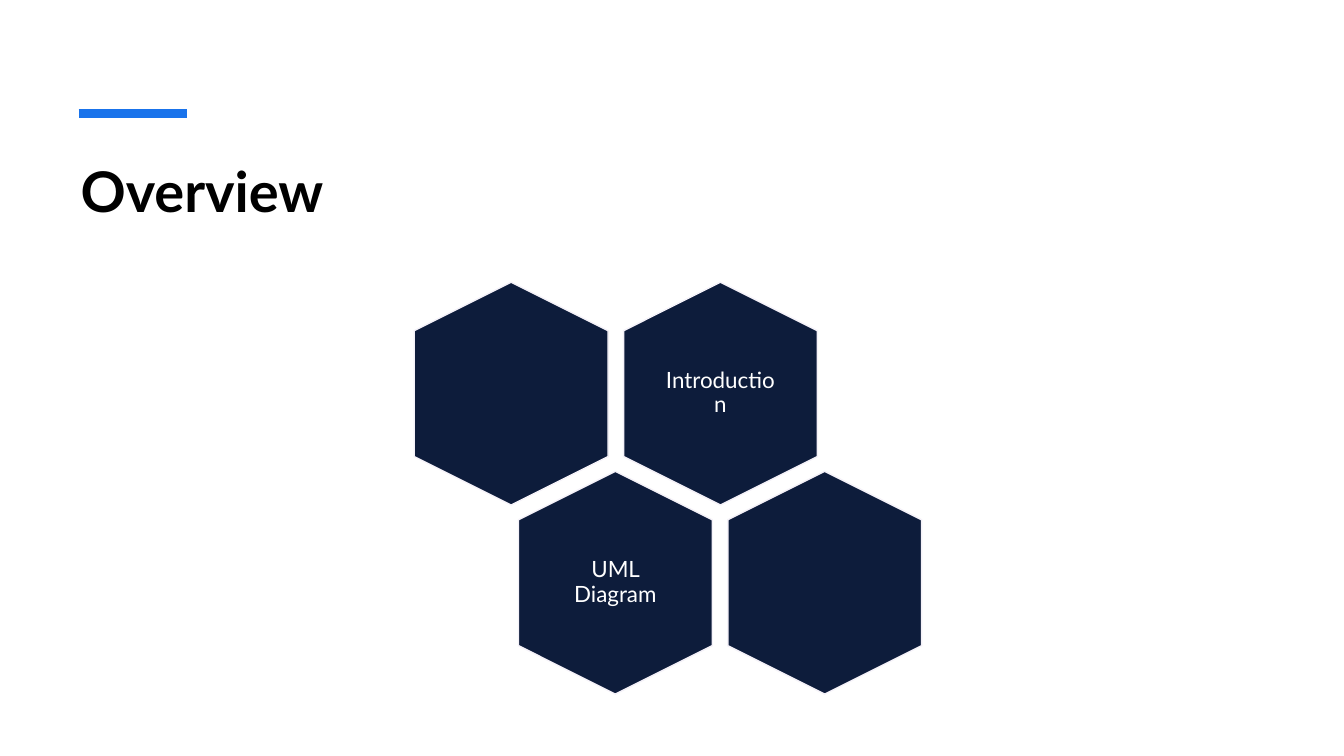
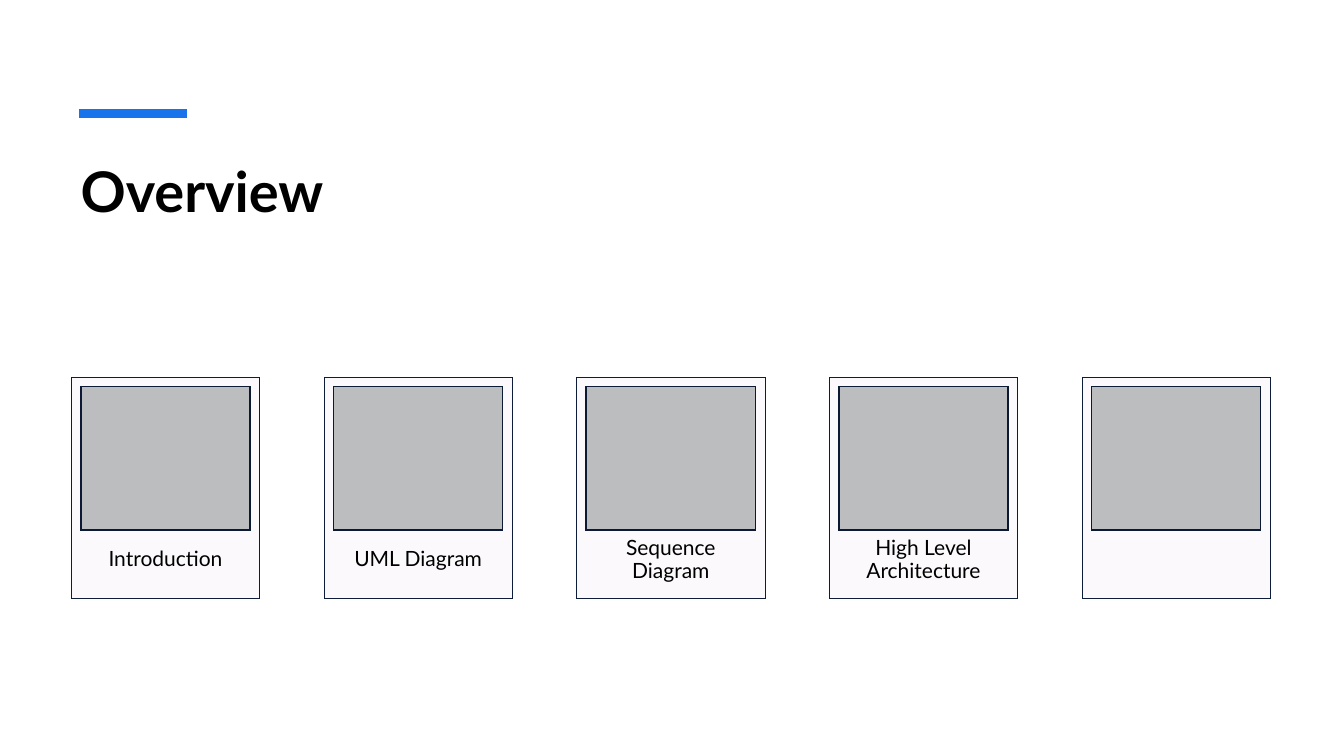
Before and after one commit to tegsheenee/cs425-car-rental-system, a slide deck: slide 2 of CarRentalPPT.pptx. Drawn at 1344x756 pixels with LibreOffice and Linux fonts; fonts in the diff are those of the drawing. Boxes give left, top, right and bottom in pixels: in the first picture for what was removed or moved away, otherwise in the second. Text is boxed around its words. In the diff, an @@ line names an element or a change of style, - is before the commit and + after.

Commit message:
updated

```diff
--- a/CarRentalPPT.pptx
+++ b/CarRentalPPT.pptx
@@ group added at <box>72,377,1270,599</box>: 10 rectangles, 2 texts @@
+Sequence Diagram
+High Level Architecture
@@ group removed at <box>415,282,922,694</box>: 4 hexagons @@
@@ text "Introduction" at <box>109,550,223,566</box>: size 16 to 15 pt, text colour #FFFFFF to #000000 @@
@@ text "Introduction": place and size @@
-text "Introduction" at <box>654,317,787,470</box>
+text "Introduction" at <box>109,550,223,566</box>
@@ text "UML Diagram": place and size @@
-text "UML Diagram" at <box>574,561,656,606</box>
+text "UML Diagram" at <box>354,550,482,570</box>
@@ text "UML Diagram" at <box>354,550,482,570</box>: size 16 to 15 pt, text colour #FFFFFF to #000000 @@
```
Also in this commit, not shown: 2 slides added.
